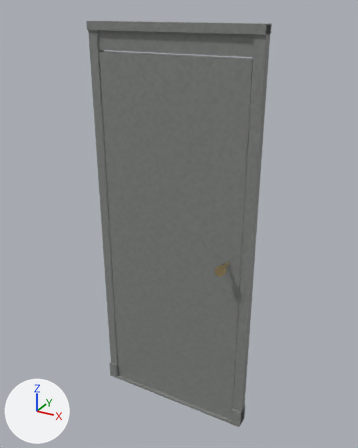
The glTF model deliveries/DC-X14/asset-v001/meshes/X14_PART_Door_090.glb, before and after one commit.
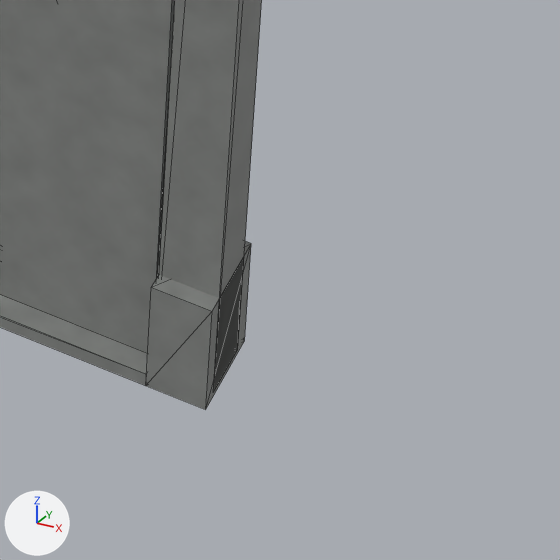
The first picture shows the older version from a 50 mm lens placed at (1.62, -2.07, 2.19), pointed at (0.46, 0.04, 1.14). The close-ups show the older and then the newer version on the part from 59% to 80% of the width and 83% to 100% of the height of that picture. Only the edits that show in the close-ups are written down. Arrows for +X, +Y and +Z are at lower left; the lights stay in place. The close-ups show mesh edges as thin lines. Objects named as collision shapes, trigger or cutter boxes, shadow casters or lower levels of detail are left out. Where no turn or scale is listed for an object, it has been applied to the vertices. Vertices at exactly the same position are counted once.

In view in the first close-up: 'X14_PART_Door_090_LOD0', 'X14_PART_Door_090_Leaf_LOD0'.
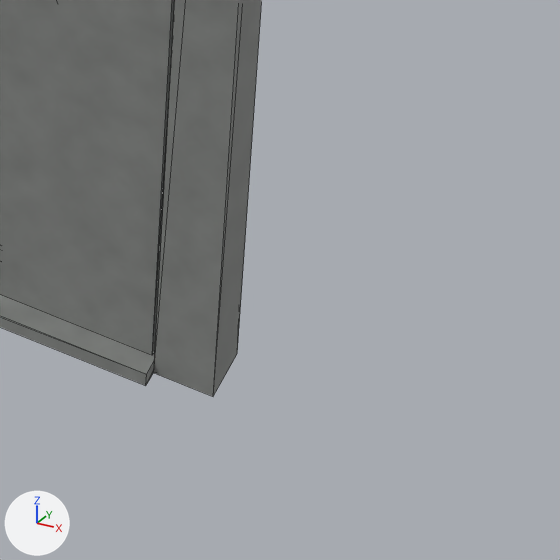
Boxes (x1, y1, x2, y2) around the edits, measured in the close-ups (560 x 560 px):
'X14_PART_Door_090_LOD0', reshaped
    before: (0, 0, 262, 410)
    after: (0, 0, 262, 396)
part 1 of me_x14_part_door_090_lod0, deleted
    before: (146, 241, 251, 410)

The change, as a diff of the scene's bpy script:
```diff
--- a/deliveries/DC-X14/asset-v001/meshes/X14_PART_Door_090.glb.py
+++ b/deliveries/DC-X14/asset-v001/meshes/X14_PART_Door_090.glb.py
@@ me_x14_part_door_090_lod0 @@
 # used by ob_x14_part_door_090_lod0; location = (0.0, 0.0, 0.0)
 # verts and faces of me_x14_part_door_090_lod0; kept vertices keep their numbers, new ones are numbered from 52
 # before: 8 (0.85, -0.04, 0.0) at pixel (145, 385), 9 (0.9, -0.04, 0.0) at pixel (205, 409), 10 (0.9, 0.04, 0.0) at pixel (244, 340), 11 (0.85, 0.04, 0.0), 12 (0.85, -0.04, 0.1) at pixel (151, 287)
 # before: 13 (0.9, -0.04, 0.1) at pixel (212, 311), 14 (0.9, 0.04, 0.1) at pixel (251, 243), 15 (0.85, 0.04, 0.1)
-me_x14_part_door_090_lod0.from_pydata(...)  # 52 vertices, 84 faces; spans x 0.0..0.9, y -0.04..0.04, z 0.0..2.13
+me_x14_part_door_090_lod0.from_pydata(...)  # 40 vertices, 60 faces; spans x 0.0..0.9, y -0.04..0.04, z 0.0..2.13
+# me_x14_part_door_090_lod0 part 1
+delete_vertices([9, 10, *range(12, 16)])  # with the faces that use them
+# other edits to the shape of me_x14_part_door_090_lod0 do not show in these pictures
 me_x14_part_door_090_lod0.materials.append(mat_mi_x14_paint_partition_gray)
```
